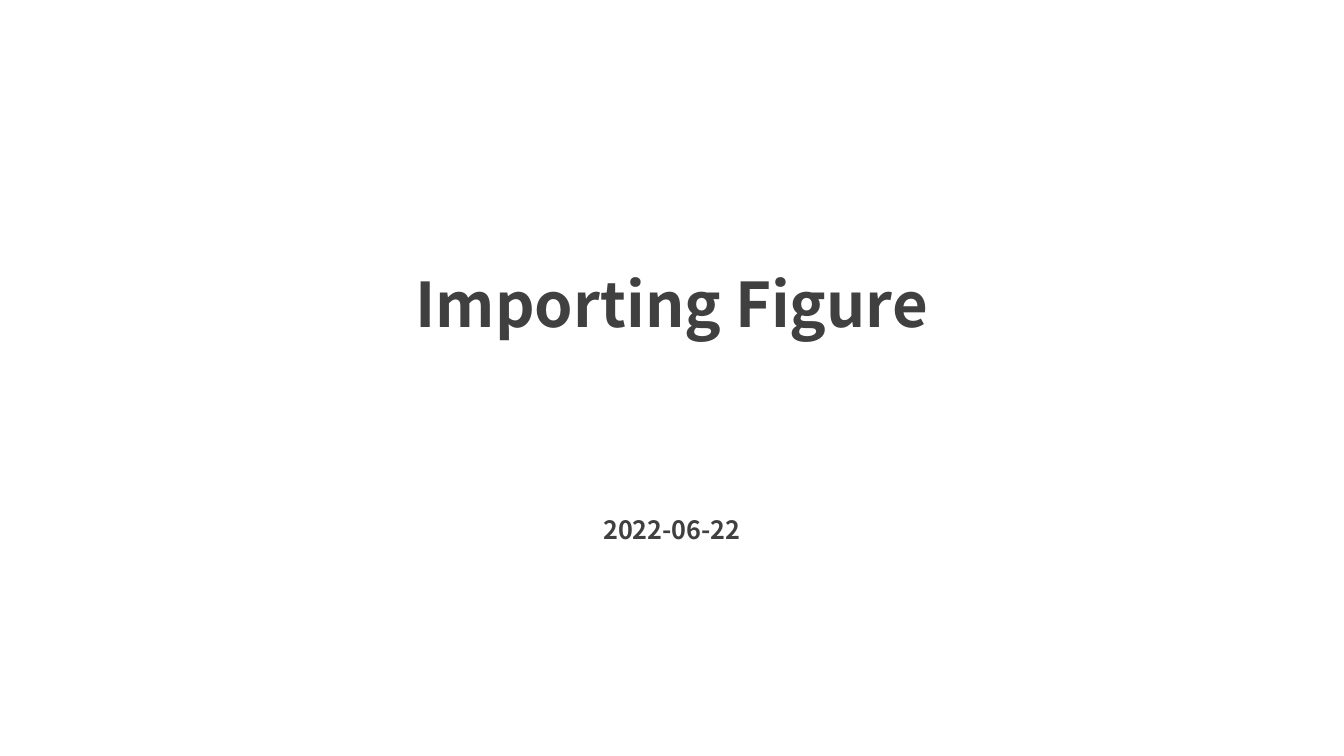
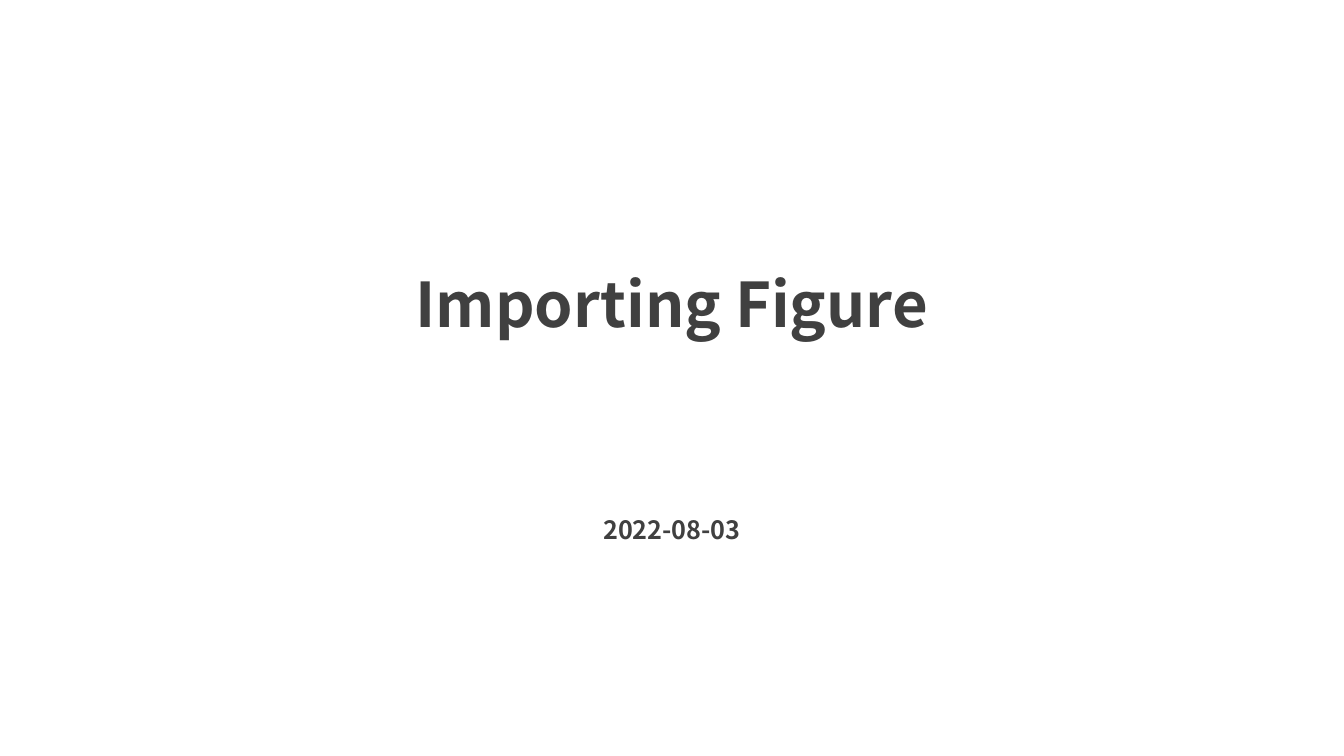
Before and after one commit to Ameyanagi/pptemp, a slide deck: slide 1 of sample_output/sample1.pptx. Drawn at 1344x756 pixels with LibreOffice and Linux fonts; fonts in the diff are those of the drawing. Boxes give left, top, right and bottom in pixels: in the first picture for what was removed or moved away, otherwise in the second. Text is boxed around its words. In the diff, an @@ line names an element or a change of style, - is before the commit and + after.

```diff
--- a/sample_output/sample1.pptx
+++ b/sample_output/sample1.pptx
@@ text at (603,520,741,540): text changed @@
-2022-06-22
+2022-08-03
```
Also in this commit, not shown: 2 slides removed.
